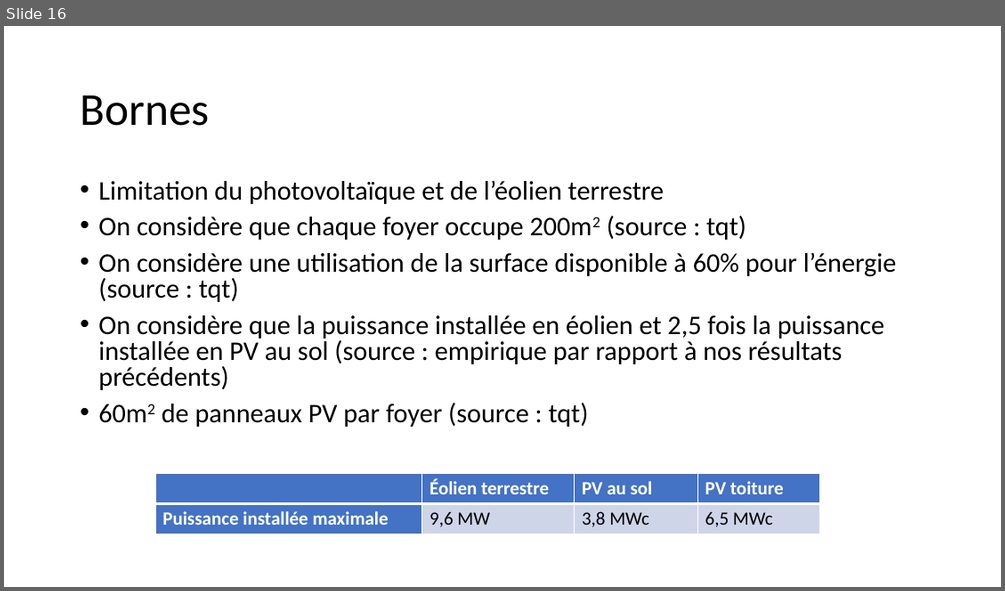
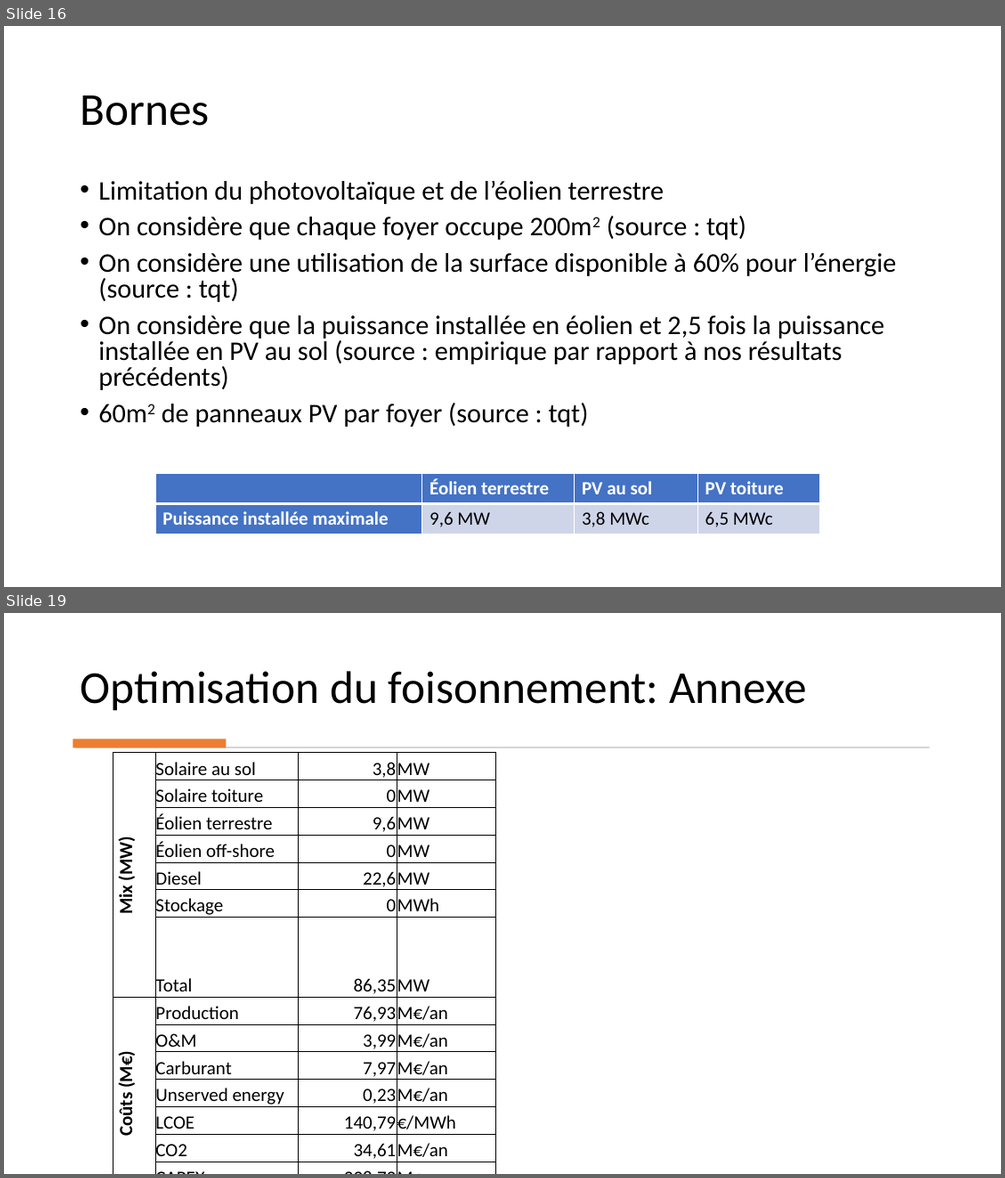
Before and after one commit to cledat/Projet-EA314, a slide deck: rapport.pptx. Shown one above the other, each under a label of ours: slide 16 before the commit, slides 16 and 19 after it; the slides between them are not shown. The pictures are 1005x591 and 1005x1178 pixels, drawn with LibreOffice and Linux fonts; fonts in the diff are those of the drawing. Boxes give left, top, right and bottom in pixels: in the first picture for what was removed or moved away, otherwise in the second. Text is boxed around its words. In the diff, an @@ line names an element or a change of style, - is before the commit and + after.

```diff
--- a/rapport.pptx
+++ b/rapport.pptx
@@ slide 19 added at [4, 613, 1001, 1174], background #FFFFFF @@
@@ title added at [81, 671, 807, 711], 44 pt, text #000000 @@
+Optimisation du foisonnement: Annexe
@@ rectangle added at [73, 738, 226, 747], fill #ED7D31 @@
@@ rectangle added at [75, 747, 930, 748], fill #D5D5D5 @@
@@ table added at [113, 753, 496, 1165], 15 rows, 4 columns @@
+Mix (MW) | Solaire au sol | 3,8 | MW
+ | Solaire toiture | 0 | MW
+ | Éolien terrestre | 9,6 | MW
+ | Éolien off-shore | 0 | MW
+ | Diesel | 22,6 | MW
+ | Stockage | 0 | MWh
+ | Total | 86,35 | MW
+Coûts (M€) | Production | 76,93 | M€/an
+ | O&M | 3,99 | M€/an
+ | Carburant | 7,97 | M€/an
+ | Unserved energy | 0,23 | M€/an
+ | LCOE | 140,79 | €/MWh
+ | CO2 | 34,61 | M€/an
+ | CAPEX | 228,73 | M€
+Émissions CO2 |  | 34610,86 | tCO2eq/an
```
Also in this commit, not shown: 7 slides changed, 2 other slides added, 1 other file.
